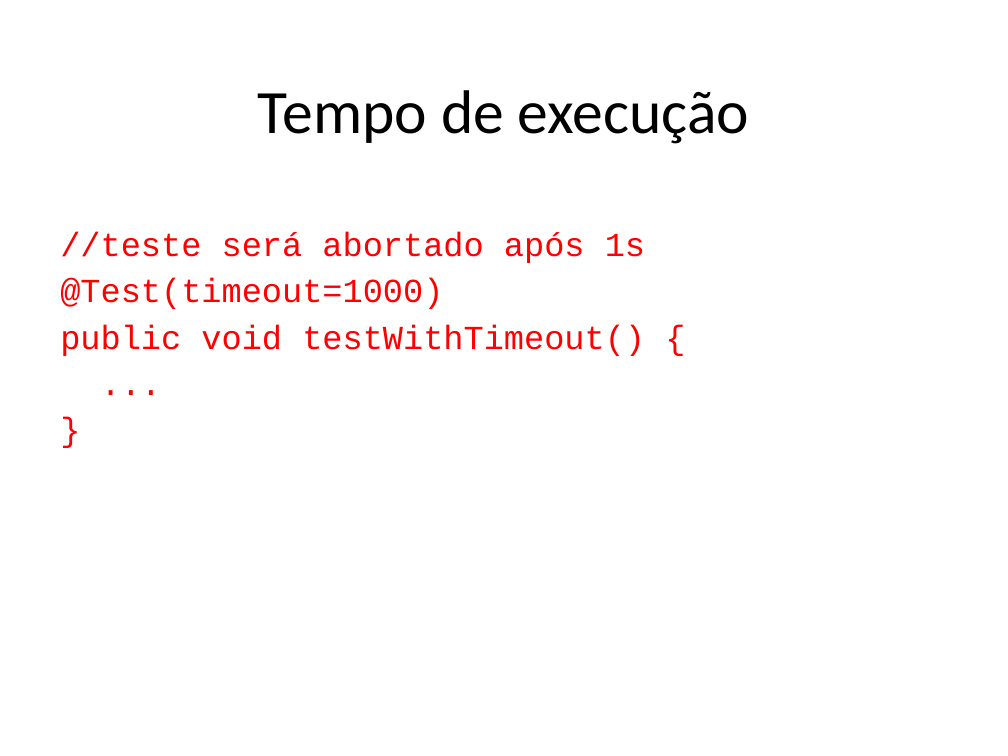
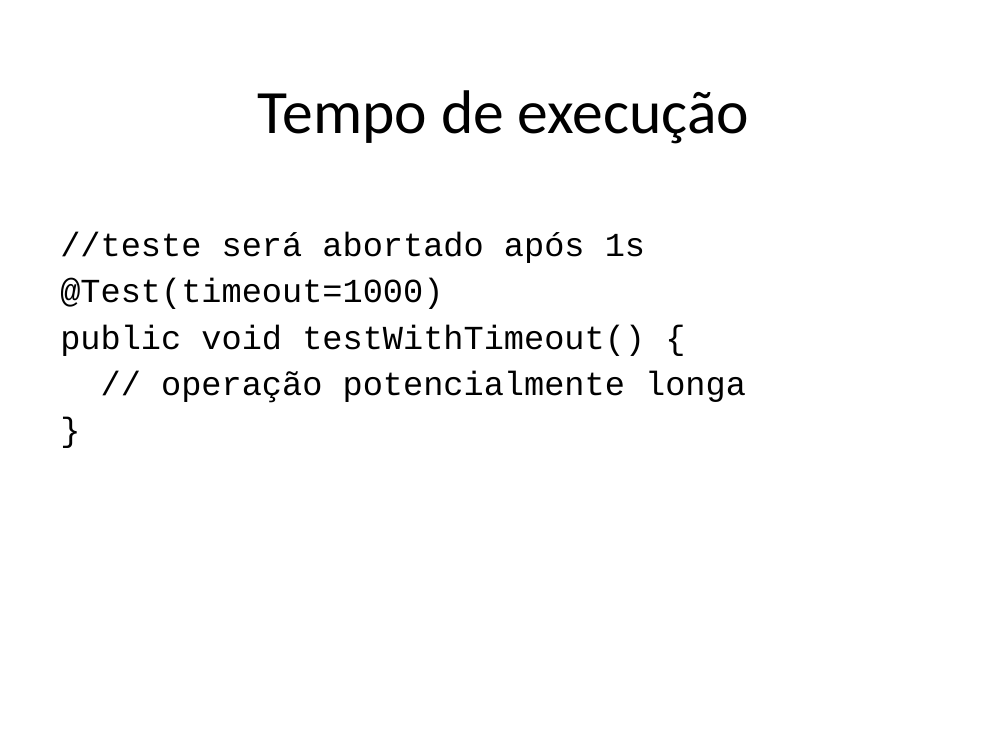
Before and after one commit to STAR-RG/testing-cin, a slide deck: slide 48 of slides.pptx (slide 49 before the commit). Drawn at 1008x756 pixels with LibreOffice and Linux fonts; fonts in the diff are those of the drawing. Boxes give left, top, right and bottom in pixels: in the first picture for what was removed or moved away, otherwise in the second. Text is boxed around its words. In the diff, an @@ line names an element or a change of style, - is before the commit and + after.

```diff
--- a/slides.pptx
+++ b/slides.pptx
@@ text at bbox=[60, 231, 645, 356]: text colour #FF0000 to #000000 in "//teste será abortado após 1s", "@Test(timeout=1000)", "public void testWithTimeout() {", "}" @@
@@ text at bbox=[161, 370, 746, 403]: text changed; text colour #FF0000 to #000000 @@
-...
+// operação potencialmente longa
```
Also in this commit, not shown: 8 other slides changed, 3 slides added, 4 slides removed.
